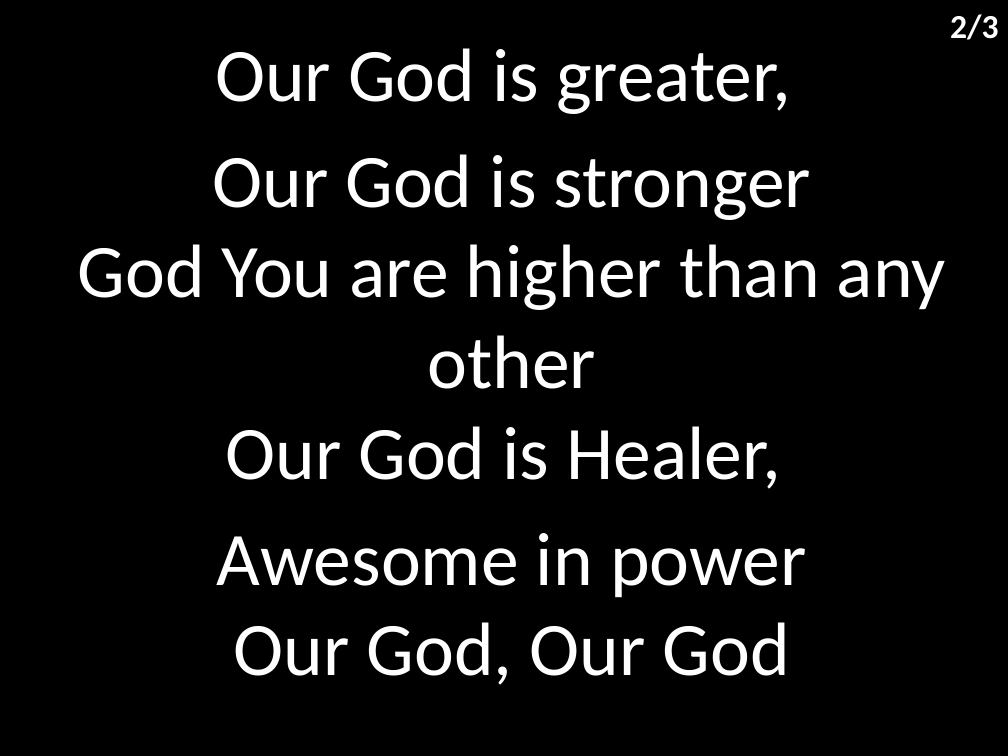
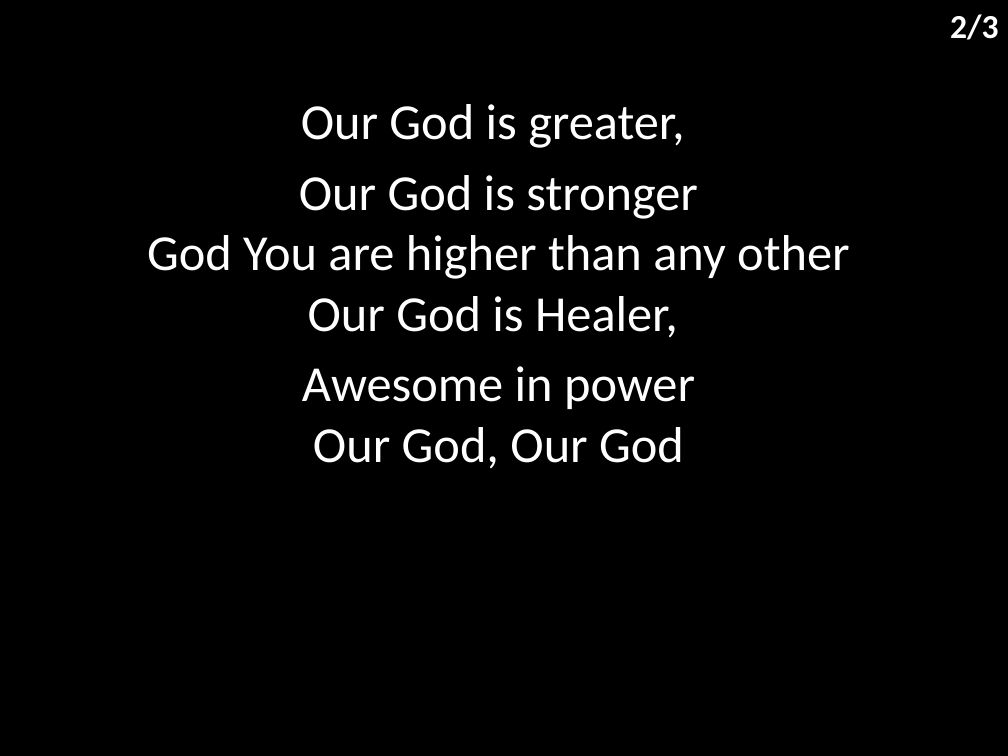
Before and after one commit to hoo-are-ya/worship, a slide deck: slide 3 of docs/songs/our god.pptx. Drawn at 1008x756 pixels with LibreOffice and Linux fonts; fonts in the diff are those of the drawing. Boxes give left, top, right and bottom in pixels: in the first picture for what was removed or moved away, otherwise in the second. Text is boxed around its words. In the diff, an @@ line names an element or a change of style, - is before the commit and + after.

```diff
--- a/docs/songs/our god.pptx
+++ b/docs/songs/our god.pptx
@@ subtitle "Our God is greater,": place and size @@
-subtitle "Our God is greater," at box(78, 48, 946, 685)
+subtitle "Our God is greater," at box(147, 104, 849, 468)
@@ subtitle "Our God is greater," at box(147, 104, 849, 468): size 54 to 36 pt; less space between paragraphs @@
```
Also in this commit, not shown: 2 other slides changed, 6 other files.
